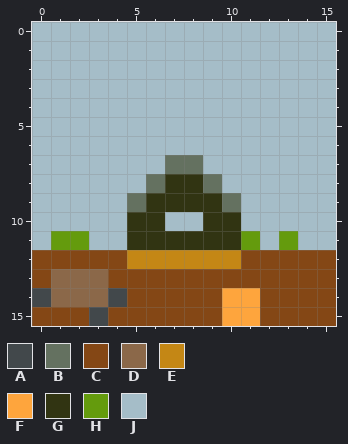
Pixel-art sprite, stored at Base/Maps/small/small_6.png. That is the earlier state.
The file is 16x16 pixels.
Palette (. is transparent): A #42484b  B #647160  C #844715  D #8b6849  E #c48715  F #fea53d  G #313412  H #649b0d  J #a5bdc8
Pixels before, first column x 0:
 0 JJJJJJJJJJJJJJJJ
 1 JJJJJJJJJJJJJJJJ
 2 JJJJJJJJJJJJJJJJ
 3 JJJJJJJJJJJJJJJJ
 4 JJJJJJJJJJJJJJJJ
 5 JJJJJJJJJJJJJJJJ
 6 JJJJJJJJJJJJJJJJ
 7 JJJJJJJBBJJJJJJJ
 8 JJJJJJBGGBJJJJJJ
 9 JJJJJBGGGGBJJJJJ
10 JJJJJGGJJGGJJJJJ
11 JHHJJGGGGGGHJHJJ
12 CCCCCEEEEEECCCCC
13 CDDDCCCCCCCCCCCC
14 ADDDACCCCCFFCCCC
15 CCCACCCCCCFFCCCC
After:
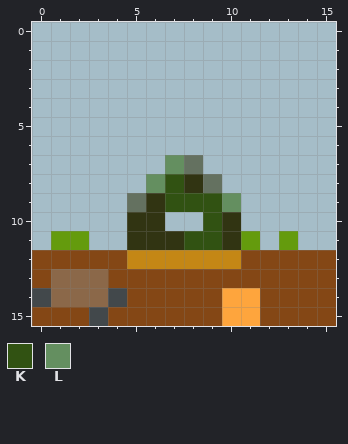
Colours new in this view: K #315212  L #648f60
Changes in this commit:
Colour K replaces colour G in row 8 at x 7; in row 9 at x 7 to 9; in row 10 at x 9; in row 11 at x 8 to 9.
Colour L replaces colour B in row 7 at x 7; in row 8 at x 6; in row 9 at x 10.
Changed places in both pictures, as pixel boxes (x1, y1, x2, y2):
changed: (146, 155, 241, 250)
